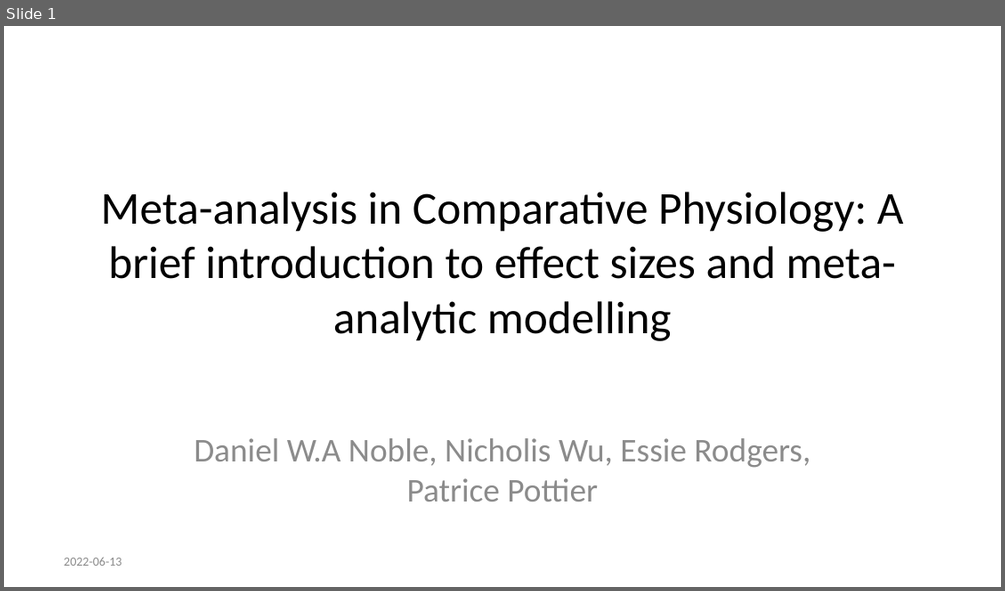
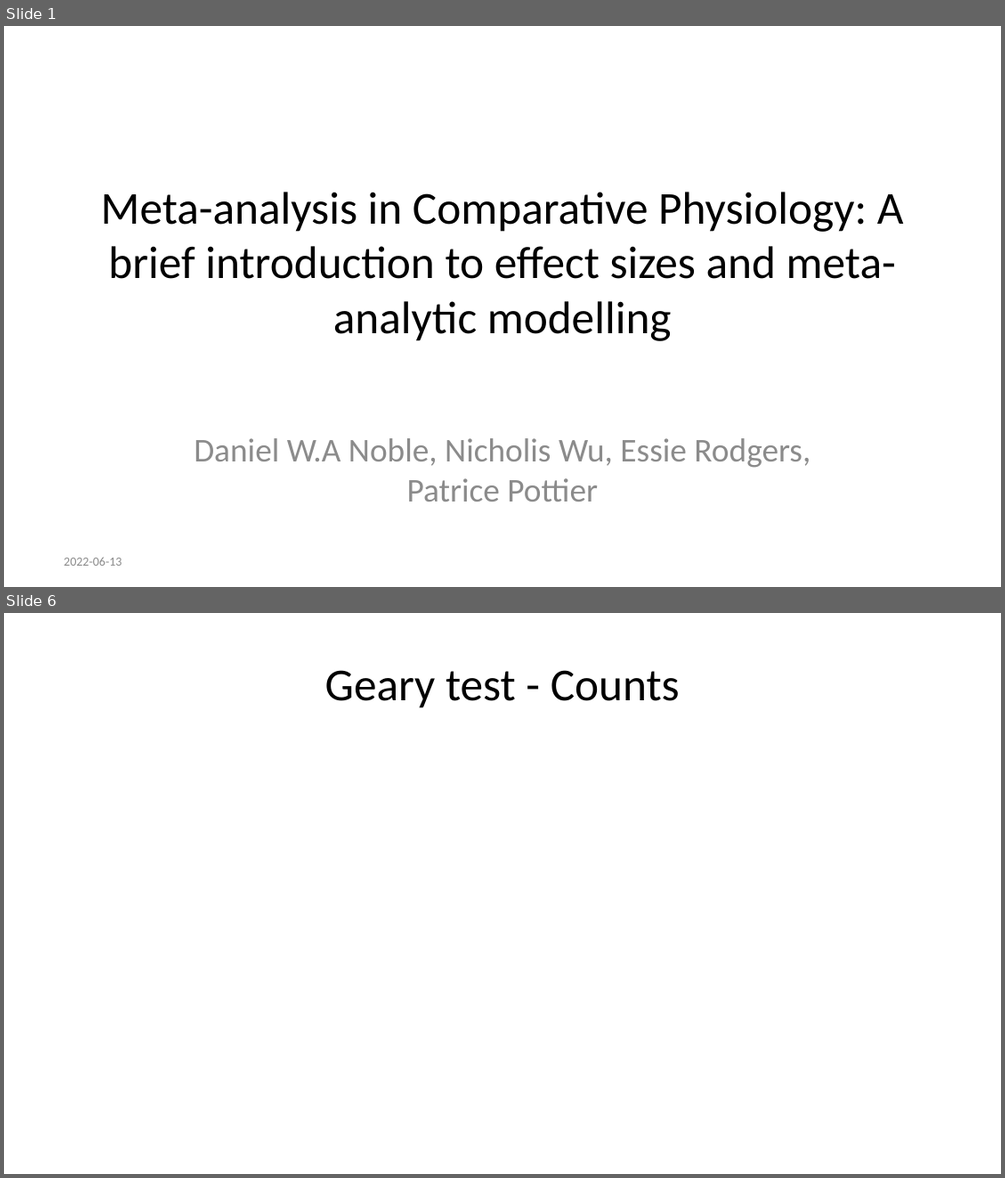
Before and after one commit to daniel1noble/meta-workshop, a slide deck: slides/code_slides.pptx. Shown one above the other, each under a label of ours: slide 1 before the commit, slides 1 and 6 after it; the slides between them are not shown. The pictures are 1005x591 and 1005x1178 pixels, drawn with LibreOffice and Linux fonts; fonts in the diff are those of the drawing. Boxes give left, top, right and bottom in pixels: in the first picture for what was removed or moved away, otherwise in the second. Text is boxed around its words. In the diff, an @@ line names an element or a change of style, - is before the commit and + after.

Commit message:
Added Geary's test

```diff
--- a/slides/code_slides.pptx
+++ b/slides/code_slides.pptx
@@ slide 6 added at (4,613,1001,1174), background #FFFFFF @@
@@ title added at (325,670,680,708), 33 pt, text #000000 @@
+Geary test - Counts
```
Also in this commit, not shown: 4 other slides added, 15 slides removed, 1 other file.
